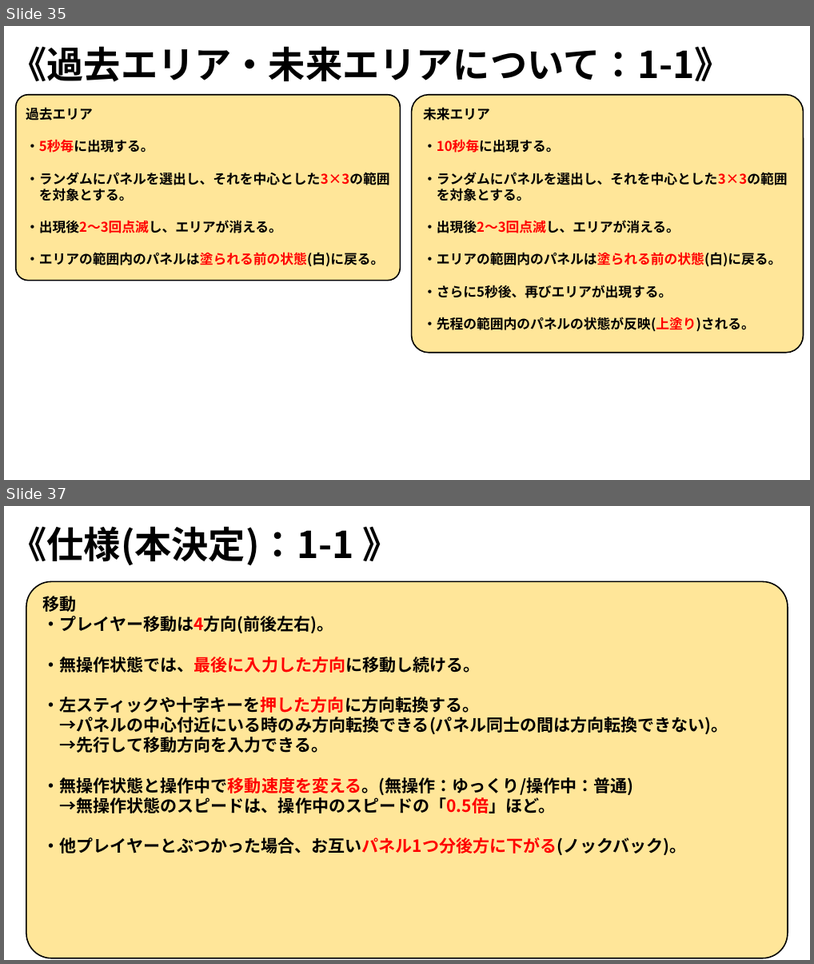
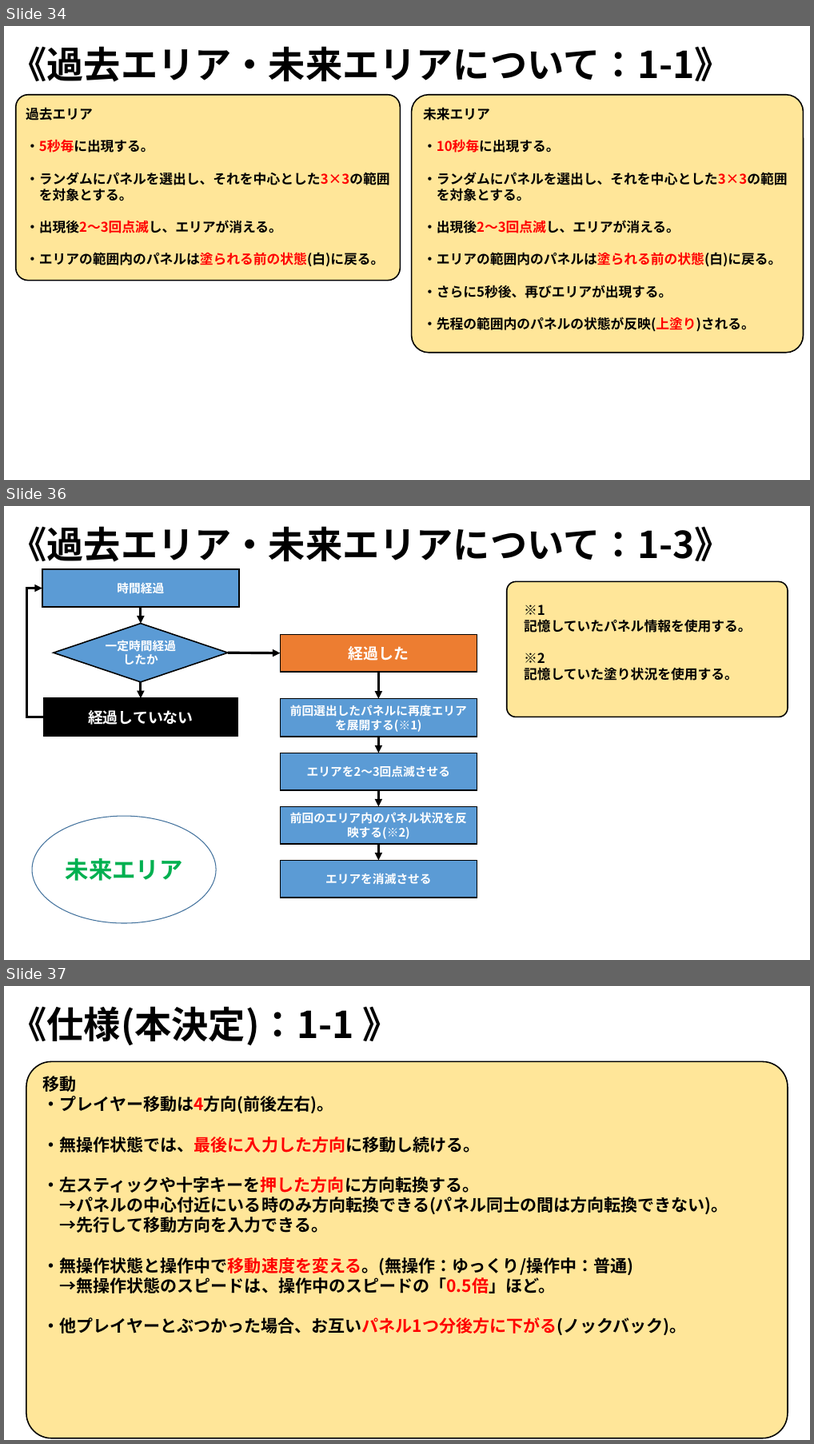
Before and after one commit to ARITA-MEIGEN/C-Team001, a slide deck: data/GS3_チーム2_仕様書.pptx. Shown one above the other, each under a label of ours: slides 35 and 37 before the commit, slides 34, 36 and 37 after it; the slides between them are not shown. The pictures are 814x964 and 814x1444 pixels, drawn with LibreOffice and Linux fonts; fonts in the diff are those of the drawing; background and template pictures are left out. Boxes give left, top, right and bottom in pixels: in the first picture for what was removed or moved away, otherwise in the second. Text is boxed around its words. In the diff, an @@ line names an element or a change of style, - is before the commit and + after.

```diff
--- a/data/GS3_チーム2_仕様書.pptx
+++ b/data/GS3_チーム2_仕様書.pptx
@@ slide 36 added at (4, 506, 810, 960), background picture (left out) @@
@@ text added at (10, 526, 732, 562), 44 pt, text #000000, bold @@
+《過去エリア・未来エリアについて：1-3》
@@ rectangle added at (42, 569, 239, 607), fill #5B9BD5, outline #000000 1.5 pt, 14 pt, text #FFFFFF, bold @@
+時間経過
@@ elbow arrow added from (44, 717) to (42, 588), #000000 3 pt @@
@@ rounded rectangle added at (507, 582, 789, 717), fill #FFE699, outline #000000 1.5 pt @@
@@ diamond added at (54, 624, 228, 682), fill #5B9BD5, outline #000000 1.5 pt, 14 pt, text #FFFFFF, bold @@
+一定時間経過したか
@@ arrow added from (141, 607) to (141, 624), #000000 3 pt @@
@@ text added at (524, 604, 751, 680), 16 pt, text #000000, bold @@
+※1
+記憶していたパネル情報を使用する。
+※2
+記憶していた塗り状況を使用する。
@@ rectangle added at (281, 634, 478, 672), fill #ED7D31, outline #000000 1.5 pt, 18 pt, text #FFFFFF, bold @@
+経過した
@@ arrow added from (228, 652) to (281, 653), #000000 3 pt @@
@@ arrow added from (379, 672) to (379, 698), #000000 3 pt @@
@@ arrow added from (141, 682) to (141, 698), #000000 3 pt @@
@@ rectangle added at (44, 698, 238, 736), fill #000000, outline #000000 1.5 pt, 18 pt, text #FFFFFF, bold @@
+経過していない
@@ rectangle added at (281, 698, 478, 736), fill #5B9BD5, outline #000000 1.5 pt, 14 pt, text #FFFFFF, bold @@
+前回選出したパネルに再度エリアを展開する(※1)
@@ arrow added from (379, 736) to (379, 753), #000000 3 pt @@
@@ rectangle added at (281, 753, 478, 790), fill #5B9BD5, outline #000000 1.5 pt, 14 pt, text #FFFFFF, bold @@
+エリアを2～3回点滅させる
@@ arrow added from (379, 790) to (379, 807), #000000 3 pt @@
@@ ellipse added at (32, 816, 216, 923), fill #FFFFFF, outline #43739E 1 pt, 28 pt, text #00B050, bold @@
+未来エリア
@@ rectangle added at (281, 807, 478, 844), fill #5B9BD5, outline #000000 1.5 pt, 14 pt, text #FFFFFF, bold @@
+前回のエリア内のパネル状況を反映する(※2)
@@ rectangle added at (281, 860, 478, 897), fill #5B9BD5, outline #000000 1.5 pt, 14 pt, text #FFFFFF, bold @@
+エリアを消滅させる
@@ arrow added from (379, 844) to (379, 860), #000000 3 pt @@
@@ what was slide 35 is now slide 34 @@
```
Also in this commit, not shown: 3 slides changed, 1 slide removed.
